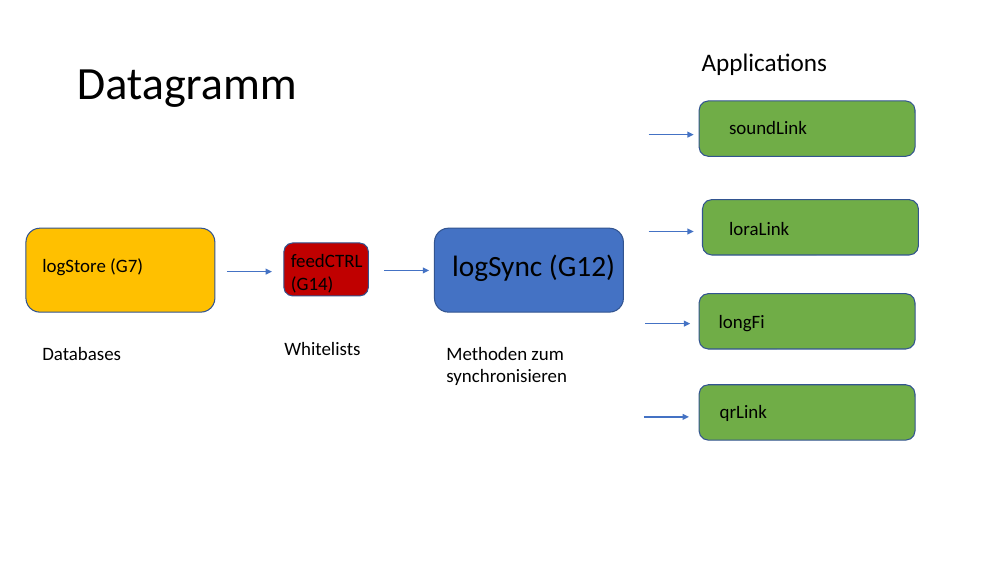
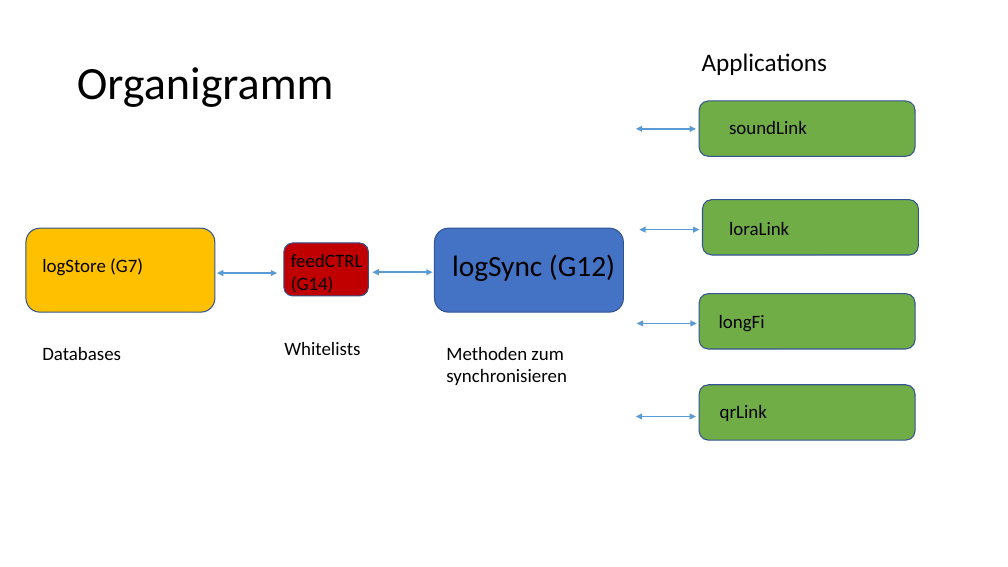
Before and after one commit to cn-uofbasel/BACnet, a slide deck: slide 4 of groups/12-logSync/IASG12ZwischenPraesentation.pptx. Drawn at 1008x567 pixels with LibreOffice and Linux fonts; fonts in the diff are those of the drawing. Boxes give left, top, right and bottom in pixels: in the first picture for what was removed or moved away, otherwise in the second. Text is boxed around its words. In the diff, an @@ line names an element or a change of style, - is before the commit and + after.

Commit message:
Fix Spelling in Presentation

```diff
--- a/groups/12-logSync/IASG12ZwischenPraesentation.pptx
+++ b/groups/12-logSync/IASG12ZwischenPraesentation.pptx
@@ title at (x1=77, y1=67, x2=334, y2=107): text changed @@
-Datagramm
+Organigramm
@@ arrow moved from (649, 135) - (694, 135) to (636, 129) - (696, 129) @@
@@ arrow (636, 129) - (696, 129): arrow to double arrow; stroke #4472C4 1.5 pt to #5B9BD5 1.5 pt @@
@@ arrow moved from (649, 231) - (694, 231) to (640, 230) - (699, 230) @@
@@ arrow (640, 230) - (699, 230): arrow to double arrow; stroke #4472C4 1.5 pt to #5B9BD5 1.5 pt @@
@@ arrow moved from (227, 271) - (272, 271) to (217, 273) - (277, 273) @@
@@ arrow (217, 273) - (277, 273): arrow to double arrow; stroke #4472C4 1.5 pt to #5B9BD5 1.5 pt @@
@@ arrow moved from (384, 271) - (430, 271) to (373, 272) - (433, 272) @@
@@ arrow (373, 272) - (433, 272): arrow to double arrow; stroke #4472C4 1.5 pt to #5B9BD5 1.5 pt @@
@@ arrow moved from (645, 324) - (690, 324) to (637, 324) - (697, 324) @@
@@ arrow (637, 324) - (697, 324): arrow to double arrow; stroke #4472C4 1.5 pt to #5B9BD5 1.5 pt @@
@@ arrow moved from (644, 417) - (689, 417) to (636, 417) - (696, 417) @@
@@ arrow (636, 417) - (696, 417): arrow to double arrow; stroke #4472C4 1.5 pt to #5B9BD5 1.5 pt @@
```
